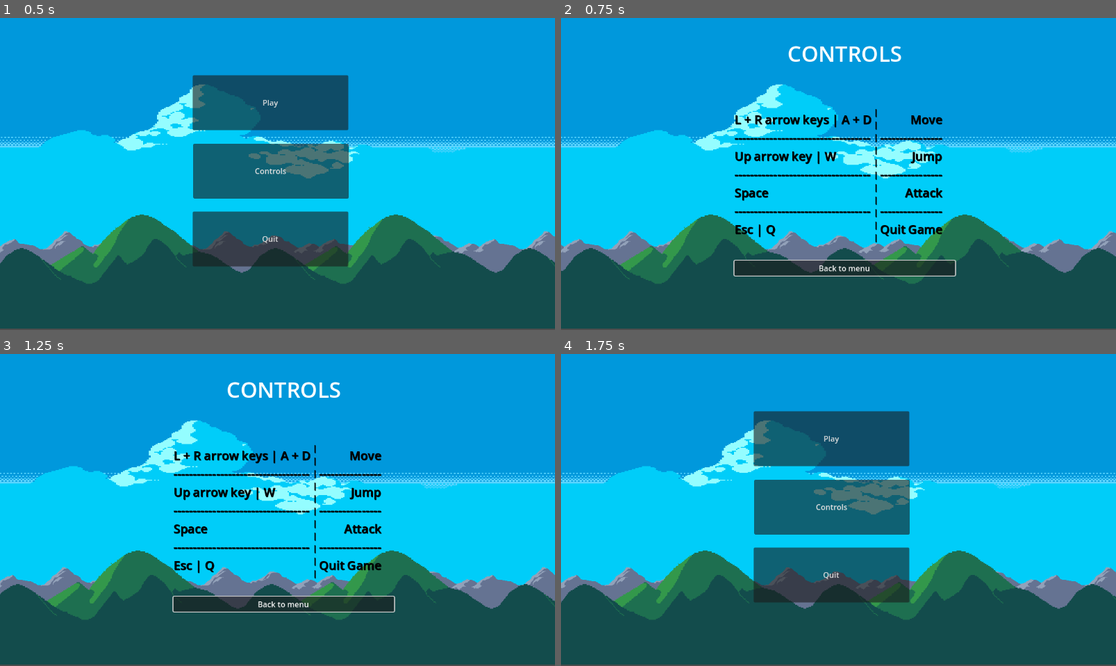
Above: before the commit, frames 1-4 (two rows, left to right).
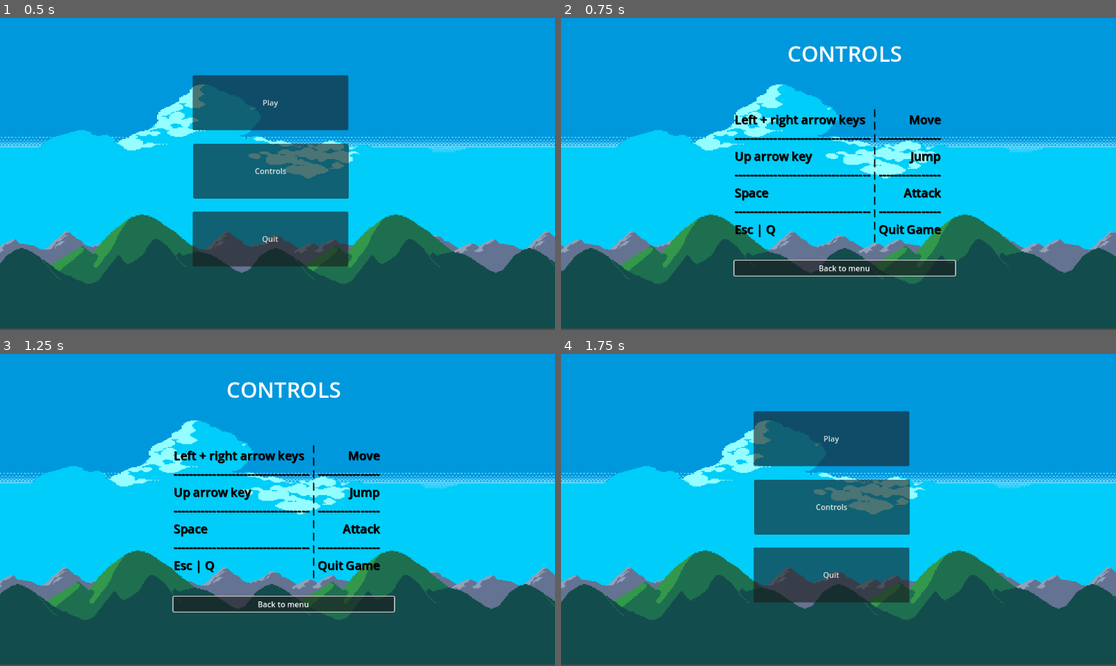
Above: after the commit, the same moments.

Repository: lukaszavadil1/AK8POGame
Game: Godot game, scene res://Menu/Main.tscn
The game is run twice, just before and just after one commit, with the same random seed, the same clock (stepped at 60 frames per second) and the same inputs. Before the commit the project starts from res://main.tscn.
Inputs:
- Up to frame 1 (0.5 s): no input
- Up to frame 2 (0.75 s): click "Controls" at 0.5 s
- Up to frame 3 (1.25 s): no input
- Up to frame 4 (1.75 s): click "Back to menu" at 1.25 s

Frame 1 is identical in both runs. In frame 2, 1.6% of the frame differs, in the area x 32-69%, y 29-73%; in frame 3, 1.6%; in frame 4, nothing differs.

Commit message:
Minor changes to controls and assets + menu files restructured

Diff:
--- a/src/Background/Background.tscn
+++ b/src/Background/Background.tscn
@@ -1,9 +1,9 @@
 [gd_scene load_steps=5 format=3 uid="uid://ctddc52hguael"]
 
 [ext_resource type="Script" uid="uid://cvl2kjgd6ee40" path="res://Background/background.gd" id="1_jqsg2"]
-[ext_resource type="Texture2D" uid="uid://4jky60yh7nxj" path="res://Background-assets/Sky.png" id="2_8xc84"]
-[ext_resource type="Texture2D" uid="uid://cy3c16rfngcsa" path="res://Background-assets/Grass Mountains.png" id="3_ynkqc"]
-[ext_resource type="Texture2D" uid="uid://caujucq411s8b" path="res://Background-assets/Rock Mountains.png" id="4_2t0lo"]
+[ext_resource type="Texture2D" uid="uid://4jky60yh7nxj" path="res://Assets/Graphics/Background-assets/Sky.png" id="2_8xc84"]
+[ext_resource type="Texture2D" uid="uid://cy3c16rfngcsa" path="res://Assets/Graphics/Background-assets/Grass Mountains.png" id="3_ynkqc"]
+[ext_resource type="Texture2D" uid="uid://caujucq411s8b" path="res://Assets/Graphics/Background-assets/Rock Mountains.png" id="4_2t0lo"]
 
 [node name="Background" type="ParallaxBackground"]
 script = ExtResource("1_jqsg2")
--- a/src/Levels/level_1.tscn
+++ b/src/Levels/level_1.tscn
@@ -1,11 +1,11 @@
 [gd_scene load_steps=9 format=4 uid="uid://bde7wamg83agw"]
 
 [ext_resource type="PackedScene" uid="uid://cgvx2krfwaorl" path="res://Player/Player.tscn" id="1_n0qsc"]
-[ext_resource type="Texture2D" uid="uid://c843f4bcfeco6" path="res://Tile-assets/Tileset Outside.png" id="1_syshm"]
+[ext_resource type="Texture2D" uid="uid://c843f4bcfeco6" path="res://Assets/Graphics/Tile-assets/Tileset Outside.png" id="1_syshm"]
 [ext_resource type="Script" uid="uid://cvl2kjgd6ee40" path="res://Background/background.gd" id="2_rfktq"]
-[ext_resource type="Texture2D" uid="uid://4jky60yh7nxj" path="res://Background-assets/Sky.png" id="3_0urlm"]
-[ext_resource type="Texture2D" uid="uid://cy3c16rfngcsa" path="res://Background-assets/Grass Mountains.png" id="4_77x7w"]
-[ext_resource type="Texture2D" uid="uid://bgbesxvo2nj5l" path="res://Background-assets/DarkGreen.png" id="5_rfktq"]
+[ext_resource type="Texture2D" uid="uid://4jky60yh7nxj" path="res://Assets/Graphics/Background-assets/Sky.png" id="3_0urlm"]
+[ext_resource type="Texture2D" uid="uid://cy3c16rfngcsa" path="res://Assets/Graphics/Background-assets/Grass Mountains.png" id="4_77x7w"]
+[ext_resource type="Texture2D" uid="uid://bgbesxvo2nj5l" path="res://Assets/Graphics/Background-assets/DarkGreen.png" id="5_rfktq"]
 
 [sub_resource type="TileSetAtlasSource" id="TileSetAtlasSource_xoyoh"]
 texture = ExtResource("1_syshm")
--- a/src/ControlsScreen.tscn
+++ b/src/Menu/ControlsScreen.tscn
@@ -1,6 +1,6 @@
 [gd_scene load_steps=3 format=3 uid="uid://dine7iwfupm88"]
 
-[ext_resource type="Script" uid="uid://d0ktkbleai2lx" path="res://controls_screen.gd" id="1_ih8mc"]
+[ext_resource type="Script" uid="uid://d0ktkbleai2lx" path="res://Menu/controls_screen.gd" id="1_ih8mc"]
 [ext_resource type="PackedScene" uid="uid://ctddc52hguael" path="res://Background/Background.tscn" id="1_tdcuh"]
 
 [node name="ControlsUI" type="Node2D"]
@@ -30,9 +30,9 @@
 theme_override_colors/font_color = Color(0, 0, 0, 1)
 theme_override_colors/font_shadow_color = Color(0, 0, 0, 1)
 theme_override_font_sizes/font_size = 25
-text = "L + R arrow keys | A + D
+text = "Left + right arrow keys
 -----------------------------------
-Up arrow key | W
+Up arrow key
 -----------------------------------
 Space
 -----------------------------------
--- a/src/main.tscn
+++ b/src/Menu/Main.tscn
@@ -1,6 +1,6 @@
 [gd_scene load_steps=3 format=3 uid="uid://d12a1ghq0fg2r"]
 
-[ext_resource type="Script" uid="uid://r3vpon3uqflm" path="res://main.gd" id="1_ig7tw"]
+[ext_resource type="Script" uid="uid://r3vpon3uqflm" path="res://Menu/main.gd" id="1_ig7tw"]
 [ext_resource type="PackedScene" uid="uid://ctddc52hguael" path="res://Background/Background.tscn" id="2_0xm2m"]
 
 [node name="Main" type="Node2D"]
--- a/src/controls_screen.gd
+++ b/src/Menu/controls_screen.gd
@@ -6,4 +6,4 @@
 
 
 func _on_back_button_pressed() -> void:
-	get_tree().change_scene_to_file("res://main.tscn")
+	get_tree().change_scene_to_file("res://Menu/Main.tscn")
--- a/src/main.gd
+++ b/src/Menu/main.gd
@@ -10,4 +10,4 @@
 
 
 func _on_controls_button_pressed() -> void:
-	get_tree().change_scene_to_file("res://ControlsScreen.tscn")
+	get_tree().change_scene_to_file("res://Menu/ControlsScreen.tscn")
--- a/src/Player/Player.tscn
+++ b/src/Player/Player.tscn
@@ -1,10 +1,10 @@
 [gd_scene load_steps=51 format=3 uid="uid://cgvx2krfwaorl"]
 
-[ext_resource type="Texture2D" uid="uid://nx047m7lftk4" path="res://Samurai-assets/ATTACK 1.png" id="1_3qydi"]
+[ext_resource type="Texture2D" uid="uid://nx047m7lftk4" path="res://Assets/Graphics/Samurai-assets/ATTACK 1.png" id="1_3qydi"]
 [ext_resource type="Script" uid="uid://c0rjavsjk7wcq" path="res://Player/player.gd" id="1_q3lat"]
-[ext_resource type="Texture2D" uid="uid://5uc03sgdgvrf" path="res://Samurai-assets/HURT.png" id="3_8g4oa"]
-[ext_resource type="Texture2D" uid="uid://dxb1s35l1rp7w" path="res://Samurai-assets/IDLE.png" id="4_6ysni"]
-[ext_resource type="Texture2D" uid="uid://3khdi6566bam" path="res://Samurai-assets/RUN.png" id="5_vlldt"]
+[ext_resource type="Texture2D" uid="uid://5uc03sgdgvrf" path="res://Assets/Graphics/Samurai-assets/HURT.png" id="3_8g4oa"]
+[ext_resource type="Texture2D" uid="uid://dxb1s35l1rp7w" path="res://Assets/Graphics/Samurai-assets/IDLE.png" id="4_6ysni"]
+[ext_resource type="Texture2D" uid="uid://3khdi6566bam" path="res://Assets/Graphics/Samurai-assets/RUN.png" id="5_vlldt"]
 [ext_resource type="PackedScene" uid="uid://iyi7pe1kawk" path="res://Utils/StaminaBar.tscn" id="6_6ysni"]
 
 [sub_resource type="CapsuleShape2D" id="CapsuleShape2D_q3lat"]
--- a/src/Player/player.gd
+++ b/src/Player/player.gd
@@ -92,7 +92,7 @@
 
 func _input(event: InputEvent) -> void:
 	if event is InputEventKey:
-		if event.keycode == KEY_Q and event.pressed:
+		if (event.keycode == KEY_Q or event.keycode == KEY_ESCAPE) and event.pressed:
 			quit_game()
 
 func quit_game() -> void:
Renamed: src/Background-assets/Clouds.png -> src/Assets/Graphics/Background-assets/Clouds.png
Not shown, changed: src/Assets/Graphics/Background-assets/Clouds.png.import
Renamed: src/Background-assets/DarkGreen.png -> src/Assets/Graphics/Background-assets/DarkGreen.png
Not shown, changed: src/Assets/Graphics/Background-assets/DarkGreen.png.import
Renamed: src/Background-assets/Grass Mountains.png -> src/Assets/Graphics/Background-assets/Grass Mountains.png
Not shown, changed: src/Assets/Graphics/Background-assets/Grass Mountains.png.import
Renamed: src/Background-assets/Rock Mountains.png -> src/Assets/Graphics/Background-assets/Rock Mountains.png
Not shown, changed: src/Assets/Graphics/Background-assets/Rock Mountains.png.import
Renamed: src/Background-assets/Sky.png -> src/Assets/Graphics/Background-assets/Sky.png
Not shown, changed: src/Assets/Graphics/Background-assets/Sky.png.import
Renamed: src/Samurai-assets/ATTACK 1.png -> src/Assets/Graphics/Samurai-assets/ATTACK 1.png
Not shown, changed: src/Assets/Graphics/Samurai-assets/ATTACK 1.png.import
(and 11 more such lines)
